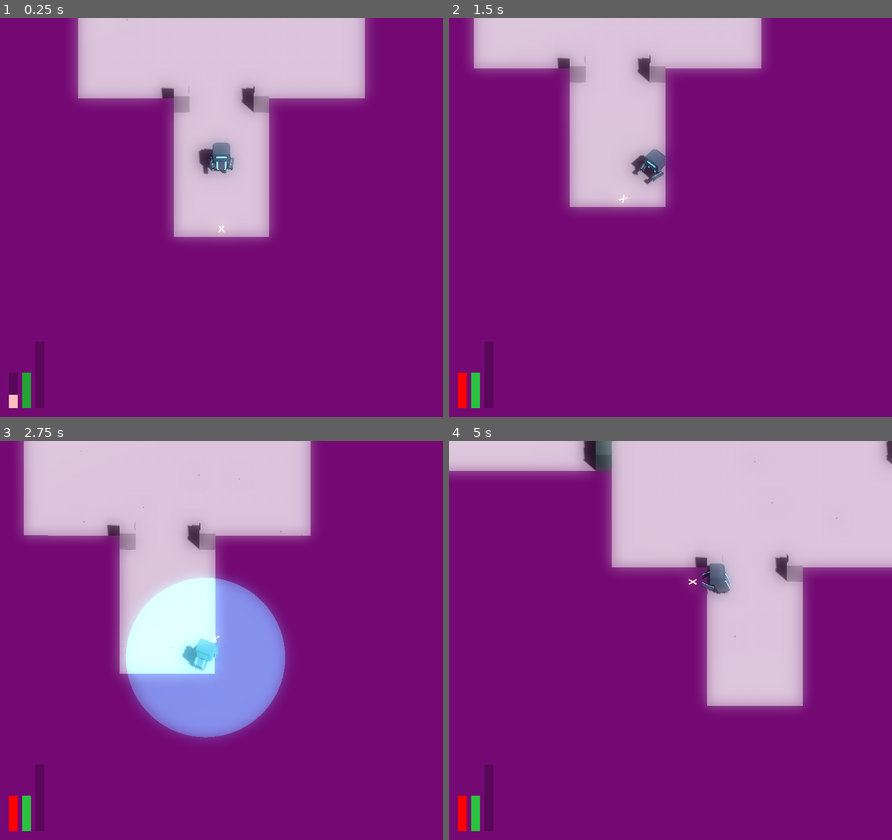
Above: before the commit, frames 1-4 (two rows, left to right).
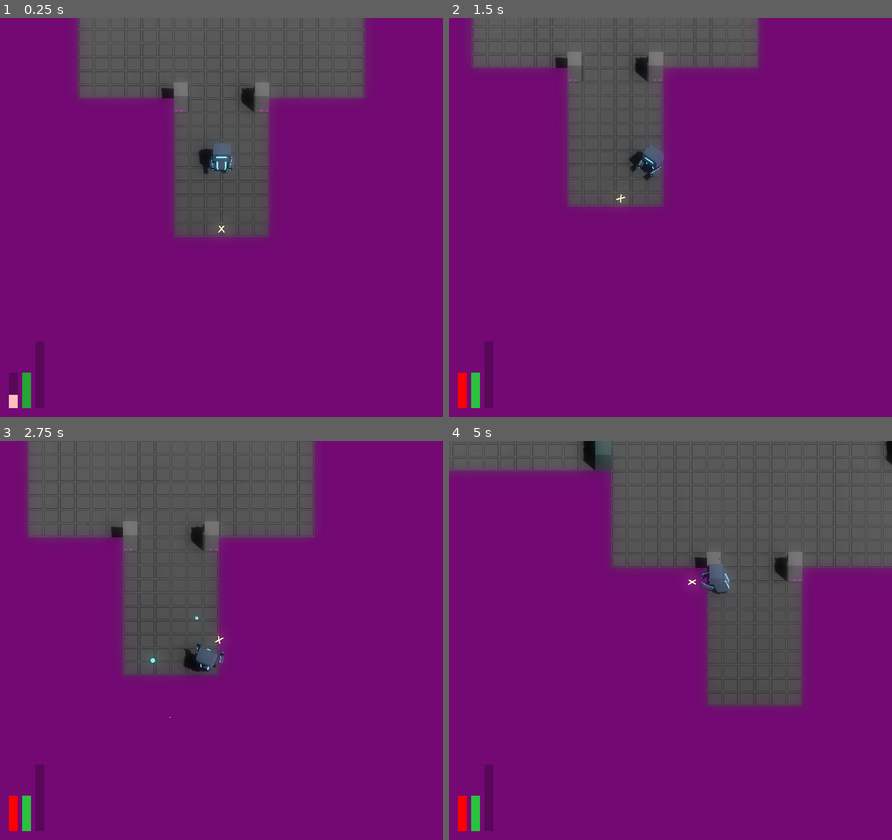
Above: after the commit, the same moments.

Repository: JackEvans24/bullet-absorb
Game: Godot game, scene res://scenes/main.tscn
Two runs of this game, one before a commit and one after it. Both use one fixed random seed, a clock stepped at 60 frames per second and the inputs below.
Inputs (mouse positions are in pixels of both pictures, inside the frame that each line leads up to):
- Up to frame 1 (0.25 s): no input
- Up to frame 2 (1.5 s): move the mouse to (767, 197) at 0.52 s; hold D (move_right) 0.53-1.28 s; hold Ctrl (absorb) 0.53-1.28 s; click (767, 197) at 0.8 s; move the mouse to (581, 237) at 1.27 s; hold S (move_back) from 1.28 s (still down); click (581, 237) at 1.35 s
- Up to frame 3 (2.75 s): tap Ctrl (absorb) at 1.55 s; move the mouse to (265, 552) at 2.02 s; release S (move_back) at 2.03 s; hold D (move_right) from 2.03 s (still down); hold Ctrl (absorb) from 2.03 s (still down); click (265, 552) at 2.3 s
- Up to frame 4 (5 s): move the mouse to (648, 720) at 2.77 s; release D (move_right) at 2.78 s; release Ctrl (absorb) at 2.78 s; hold W (move_forward) 2.78-3.53 s; tap Space (dash) at 2.85 s; tap Ctrl (absorb) at 3.05, 4.35 s; move the mouse to (803, 700) at 3.52 s; press the mouse at (803, 700) at 3.53 s; hold A (move_left) from 3.53 s (still down); move the mouse to (537, 580) at 4.27 s; release the mouse at (537, 580) at 4.28 s

The runs differ from the first frame. In frame 1, 21% of the frame differs, in the area x 17-83%, y 0-56%; in frame 2, 17%; in frame 3, 32%, in the area x 4-71%, y 0-75%; in frame 4, 31%.

Commit message:
chore: reduce base stats

Diff:
--- a/data/rewards/player_base_stats.tres
+++ b/data/rewards/player_base_stats.tres
@@ -5,9 +5,9 @@
 [resource]
 script = ExtResource("1_4p02i")
 max_health = 5
-max_power = 10
+max_power = 10.0
 power_conversion = 1.0
 fire_power_consumption_modifier = 1.0
-fire_cooldown_modifier = 2.0
-absorb_windup_modifier = 1.5
+fire_cooldown_modifier = 1.0
+absorb_windup_modifier = 1.0
 absorb_area = 1.0
